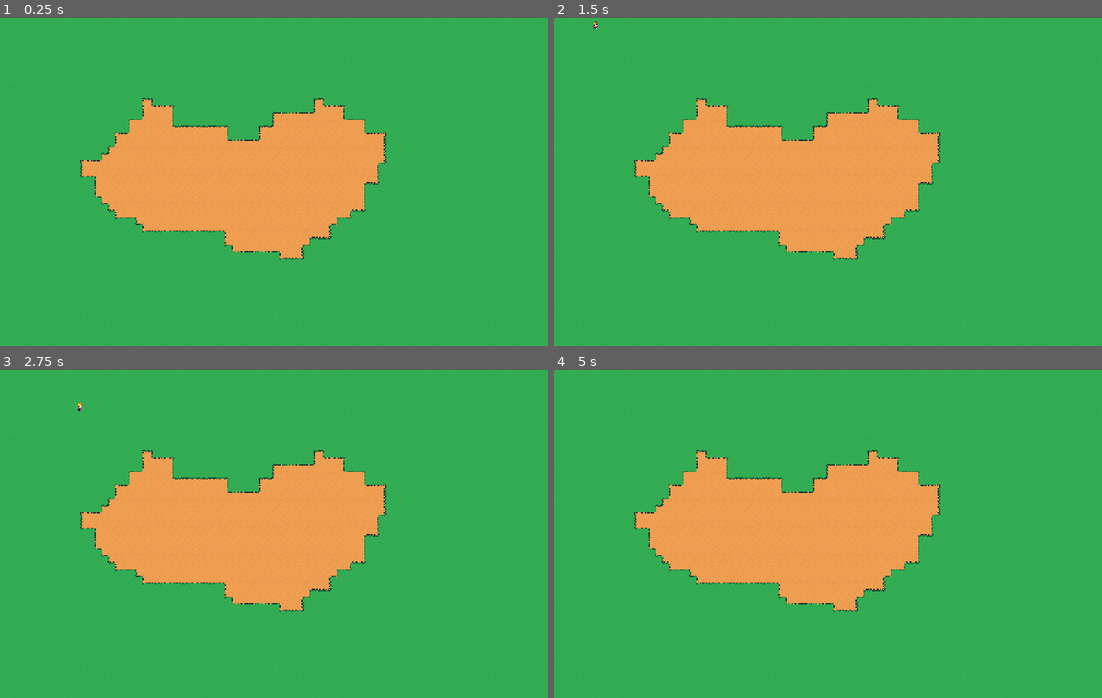
Above: before the commit, frames 1-4 (two rows, left to right).
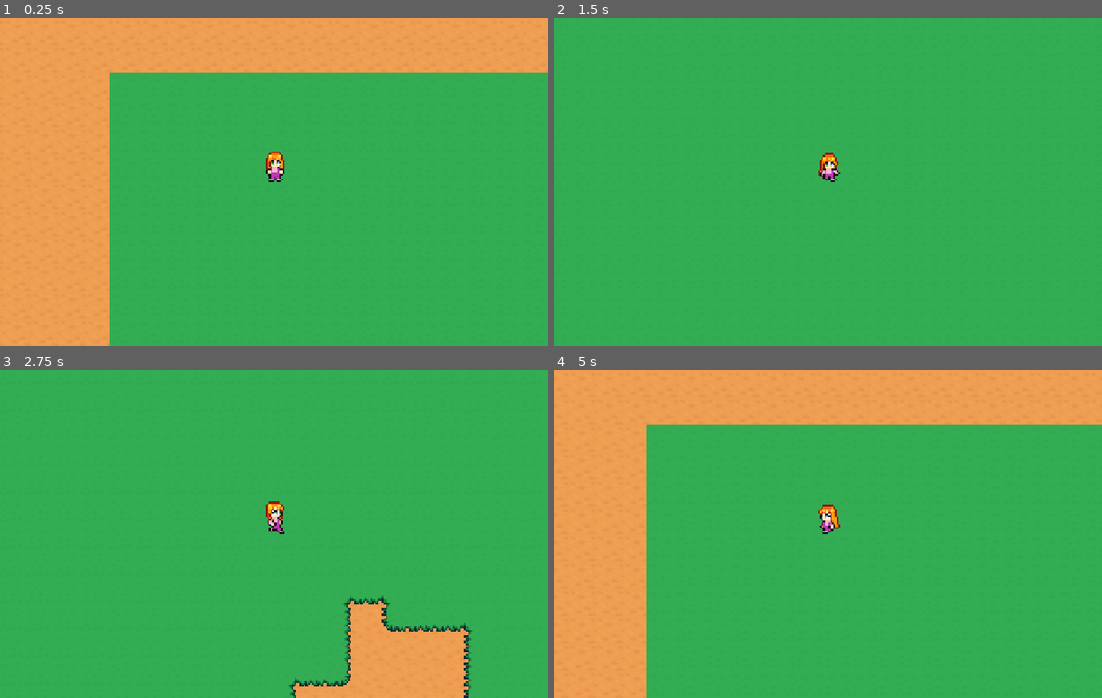
Above: after the commit, the same moments.

Repository: KatyaPalheta/projeto-echos-of-the-field
Game: Godot game, scene res://cenas/game_level.tscn
Two runs of this game, one before a commit and one after it. Both use one fixed random seed, a clock stepped at 60 frames per second and the inputs below. This scene is started directly instead of the project's main scene.
Inputs:
- Up to frame 1 (0.25 s): no input
- Up to frame 2 (1.5 s): tap Enter at 0.5 s; hold D (move_direita) 0.53-1.28 s; hold S (move_baixo) from 1.28 s (still down)
- Up to frame 3 (2.75 s): release S (move_baixo) at 2.03 s; hold D (move_direita) from 2.03 s (still down)
- Up to frame 4 (5 s): release D (move_direita) at 2.78 s; hold W (move_cima) 2.78-3.53 s; hold A (move_esquerda) from 3.53 s (still down)

The runs differ from the first frame. In frame 1, 50% of the frame differs, in the area x 0-100%, y 0-100%; in frame 2, 18%; in frame 3, 24%; in frame 4, 48%.

Commit message:
Comentarios removidos
Comentarios removidos para evitar poluição

Diff:
--- a/personagens/personagem_base.gd
+++ b/personagens/personagem_base.gd
@@ -18,47 +18,49 @@
 		"move_esquerda", "move_direita", "move_cima", "move_baixo"
 	)
 
-	# === 1. MOVIMENTAÇÃO ===
+	if _direcao.length_squared() > 0.01:
+		if abs(_direcao.x) > 0.01 and abs(_direcao.y) > 0.01:
+
+			if abs(_direcao.x) > abs(_direcao.y):
+				_direcao.y = 0
+			else:
+				_direcao.x = 0
+
+			_direcao = _direcao.normalized()
+
 	velocity = _direcao * _velocidade_movimento
 	move_and_slide()
 
 	_is_moving = velocity.length_squared() > 0.01
 
-	# === 2. DETERMINAÇÃO DA DIREÇÃO DE VISUALIZAÇÃO (EIXOS) E FLIP ===
 	if _is_moving:
-		# Verifica qual eixo tem o movimento mais forte
+
 		var _abs_vel_x = abs(velocity.x)
 		var _abs_vel_y = abs(velocity.y)
 
 		if _abs_vel_x > _abs_vel_y and _abs_vel_x > 0.01:
-			# Movimento horizontal é predominante
-			_face_direction = 2 # Perfil
+			_face_direction = 2
 
 			if velocity.x < 0:
-				_sprite.flip_h = true  # Vira para a esquerda
+				_sprite.flip_h = true
 			else:
-				_sprite.flip_h = false # Não vira (olha para a direita)
+				_sprite.flip_h = false
 
 		elif _abs_vel_y > _abs_vel_x and _abs_vel_y > 0.01:
-			# Movimento vertical é predominante
-			_sprite.flip_h = false # Garante que o sprite não esteja invertido ao mover verticalmente
+			_sprite.flip_h = false
 
 			if velocity.y > 0:
-				_face_direction = 0 # Frente (Baixo)
+				_face_direction = 0
 			else:
-				_face_direction = 1 # Costas (Cima)
+				_face_direction = 1 #
+		elif _abs_vel_x > 0.01 and _abs_vel_y > 0.01 and _abs_vel_x == _abs_vel_y:
+			_sprite.flip_h = false
+			if velocity.y > 0:
+				_face_direction = 0 #frente
+			else:
+				_face_direction = 1 #costas
 
-		# === [ADICIONADO] Lógica para quando o movimento é puramente diagonal ===
-		# Se os movimentos em X e Y são igualmente fortes (diagonal), priorizamos o Y para manter a frente/costas
-		elif _abs_vel_x > 0.01 and _abs_vel_y > 0.01 and _abs_vel_x == _abs_vel_y:
-			_sprite.flip_h = false # Garante que não esteja invertido
-			if velocity.y > 0:
-				_face_direction = 0 # Frente
-			else:
-				_face_direction = 1 # Costas
-		# Fim do [ADICIONADO]
 
-	# === 3. CONTROLE DAS ANIMAÇÕES ===
 	var _target_anim_name: String = ""
 
 	if _is_moving:
--- a/personagens/personagem_base.tscn
+++ b/personagens/personagem_base.tscn
@@ -13,3 +13,6 @@
 [node name="textura" type="Sprite2D" parent="."]
 
 [node name="animacao" type="AnimationPlayer" parent="."]
+
+[node name="Camera2D" type="Camera2D" parent="."]
+zoom = Vector2(4, 4)
--- a/personagens/player.tscn
+++ b/personagens/player.tscn
@@ -310,6 +310,7 @@
 [sub_resource type="Animation" id="Animation_vhlia"]
 resource_name = "magia_cura_f"
 length = 0.9
+loop_mode = 1
 step = 0.15
 tracks/0/type = "value"
 tracks/0/imported = false
@@ -378,6 +379,7 @@
 [sub_resource type="Animation" id="Animation_ctsto"]
 resource_name = "magia_fogo_p"
 length = 0.9
+loop_mode = 1
 step = 0.15
 tracks/0/type = "value"
 tracks/0/imported = false
@@ -758,6 +760,7 @@
 
 [node name="Player" instance=ExtResource("1_g6smn")]
 script = ExtResource("2_e213c")
+_velocidade_movimento = 200.0
 
 [node name="colisao" parent="." index="0"]
 show_behind_parent = true
@@ -775,3 +778,4 @@
 libraries = {
 &"": SubResource("AnimationLibrary_erscc")
 }
+autoplay = "magia_fogo_p"
